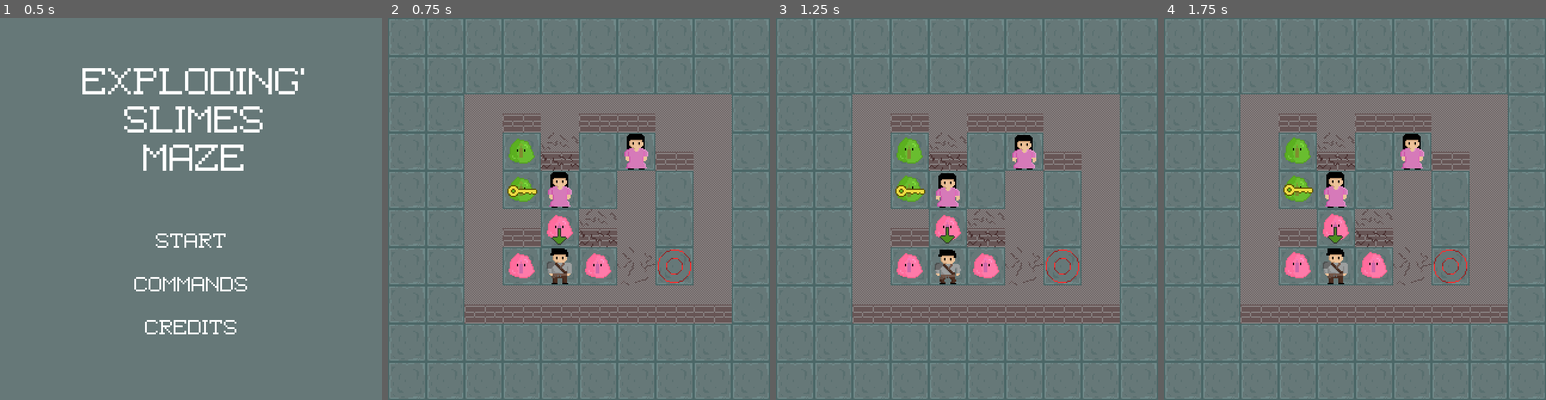
Above: before the commit, frames 1-4 (left to right).
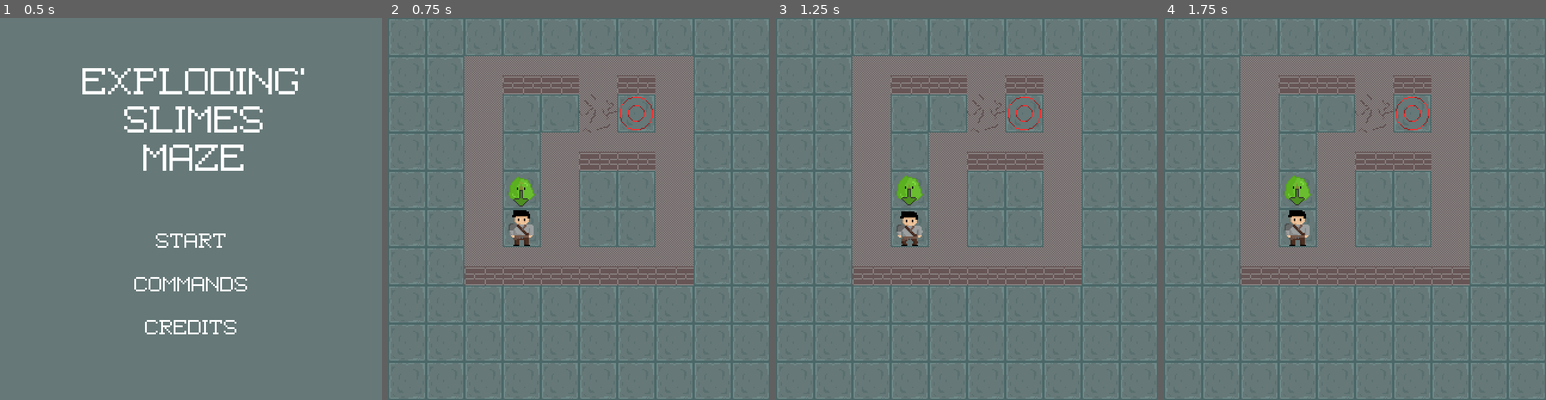
Above: after the commit, the same moments.

Repository: Eranot/LudumDare43
Game: Godot game, scene res://Engine/Menu.tscn
Same seed, same stepped clock (60 frames per second), same inputs: the game is played once before the commit and once after it.
Inputs (mouse positions are in pixels of both pictures, inside the frame that each line leads up to):
- Up to frame 1 (0.5 s): no input
- Up to frame 2 (0.75 s): click "START" at 0.5 s
- Up to frame 3 (1.25 s): no input
- Up to frame 4 (1.75 s): move the mouse to (1335, 266) at 1.27 s; hold Right (ui_right) from 1.28 s (still down); tap Space (ui_select) at 1.52 s

Frame 1 is identical in both runs. In frame 2, 28% of the frame differs, in the area x 20-90%, y 10-80%; in frame 3, 28%; in frame 4, 28%.

Commit message:
scene 1-4

Diff:
--- a/Engine/Grid.gd
+++ b/Engine/Grid.gd
@@ -50,10 +50,10 @@
 
 
 	# ## SCENE ONE
-	add_new_object(player, 34, 6, ENTITY_TYPES.PLAYER, true);
+	add_new_object(player, 3, 5, ENTITY_TYPES.PLAYER, true);
 	add_new_object(slime, 3, 4, ENTITY_TYPES.SLIME, false, "one");
 
-	add_new_object(Lady, 3, 2, ENTITY_TYPES.PLAYER);
+	#add_new_object(Lady, 3, 2, ENTITY_TYPES.PLAYER);
 
 	#external
 	draw_wall_line(1, 2, 7, false);
--- a/Engine/Main.tscn
+++ b/Engine/Main.tscn
@@ -143,6 +143,7 @@
 
 [node name="PanelRestart" type="Panel" parent="HUD" index="0"]
 
+editor/display_folded = true
 visible = false
 anchor_left = 0.0
 anchor_top = 0.0
@@ -234,6 +235,8 @@
 
 [node name="ConfirmRestart" type="Panel" parent="HUD" index="1"]
 
+editor/display_folded = true
+visible = false
 anchor_left = 0.0
 anchor_top = 0.0
 anchor_right = 0.0
@@ -366,8 +369,9 @@
 [node name="Door2" parent="." index="4" instance=ExtResource( 13 )]
 
 position = Vector2( 1056, 224 )
-new_pos_x = 15
-new_pos_y = 8
+new_pos_x = 4
+new_pos_y = 16
+destroy_slime = true
 need_key = true
 
 [node name="Key" parent="." index="5" instance=ExtResource( 14 )]
@@ -376,15 +380,23 @@
 
 [node name="Trophy" parent="." index="6" instance=ExtResource( 15 )]
 
-position = Vector2( 1120, 544 )
+position = Vector2( 1152, -256 )
 
 [node name="Door3" parent="." index="7" instance=ExtResource( 13 )]
 
 position = Vector2( 416, 1056 )
+new_pos_x = 14
+new_pos_y = 14
+destroy_slime = true
+need_key = false
 
 [node name="Door4" parent="." index="8" instance=ExtResource( 13 )]
 
 position = Vector2( 1056, 1056 )
+new_pos_x = 23
+new_pos_y = 5
+destroy_slime = true
+need_key = true
 
 [node name="Key2" parent="." index="9" instance=ExtResource( 14 )]
 
@@ -393,6 +405,8 @@
 [node name="Door5" parent="." index="10" instance=ExtResource( 13 )]
 
 position = Vector2( 1696, 352 )
+destroy_slime = true
+need_key = true
 
 [node name="Key" parent="Door5" index="2" instance=ExtResource( 14 )]
 
--- a/Engine/Menu.tscn
+++ b/Engine/Menu.tscn
@@ -45,7 +45,7 @@
 Panel/styles/panelnc = null
 _sections_unfolded = [ "Panel", "Panel/styles" ]
 
-[node name="Menu" type="CanvasLayer"]
+[node name="Menu" type="CanvasLayer" index="0"]
 
 layer = 1
 offset = Vector2( 0, 0 )
Not shown: 4 places in Engine/Main.tscn that only renumber resources
Not shown, added: a
